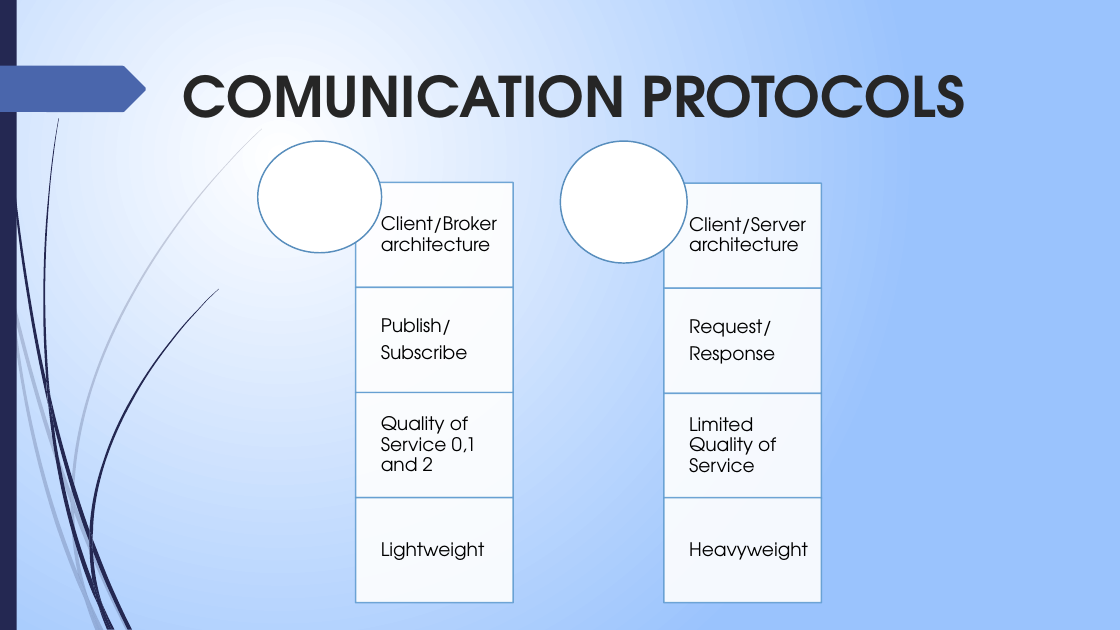
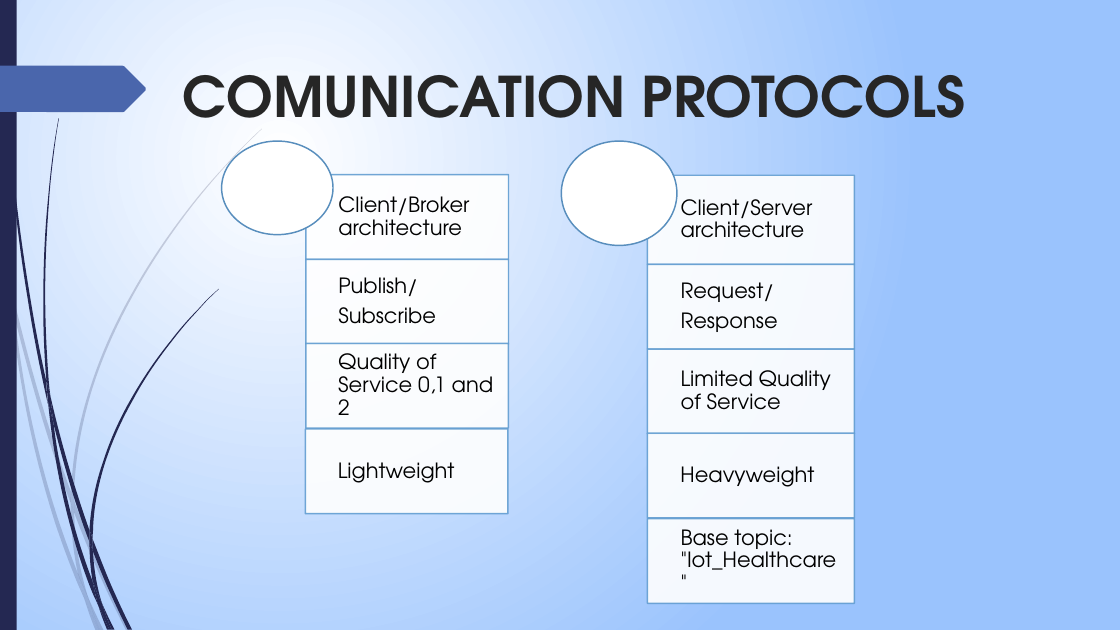
Before and after one commit to edo98811/IoT_project, a slide deck: slide 6 of Documenti/progetto_finale_last.pptx. Drawn at 1120x630 pixels with LibreOffice and Linux fonts; fonts in the diff are those of the drawing. Boxes give left, top, right and bottom in pixels: in the first picture for what was removed or moved away, otherwise in the second. Text is boxed around its words. In the diff, an @@ line names an element or a change of style, - is before the commit and + after.

Commit message:
ppt

```diff
--- a/Documenti/progetto_finale_last.pptx
+++ b/Documenti/progetto_finale_last.pptx
@@ ellipse: place and size @@
-ellipse at <box>258,141,381,253</box>
+ellipse at <box>222,141,334,234</box>
@@ ellipse: place and size @@
-ellipse at <box>560,141,687,263</box>
+ellipse at <box>561,141,677,245</box>
@@ rectangle: place and size @@
-rectangle at <box>355,182,513,287</box>
+rectangle at <box>306,175,508,260</box>
@@ text "Client/Broker architecture": place and size @@
-text "Client/Broker architecture" at <box>381,216,497,252</box>
+text "Client/Broker architecture" at <box>338,196,469,236</box>
@@ rectangle: place and size @@
-rectangle at <box>664,183,822,288</box>
+rectangle at <box>648,176,854,265</box>
@@ text "Client/Server architecture": place and size @@
-text "Client/Server architecture" at <box>689,217,806,252</box>
+text "Client/Server architecture" at <box>681,199,813,238</box>
@@ rectangle: place and size @@
-rectangle at <box>355,287,513,392</box>
+rectangle at <box>306,260,508,344</box>
@@ text "Publish/": place and size @@
-text "Publish/" at <box>381,318,468,360</box>
+text "Publish/" at <box>338,277,436,324</box>
@@ rectangle: place and size @@
-rectangle at <box>664,288,822,393</box>
+rectangle at <box>648,265,854,350</box>
@@ text "Request/": place and size @@
-text "Request/" at <box>689,319,775,364</box>
+text "Request/" at <box>681,282,778,332</box>
@@ rectangle added at <box>306,344,508,429</box>, fill #FFFFFF at 90% opacity, outline #629DD1 1.25 pt @@
@@ text "Quality of Service 0,1 and ...": place and size @@
-text "Quality of Service 0,1 and ..." at <box>381,416,477,472</box>
+text "Quality of Service 0,1 and ..." at <box>338,353,494,415</box>
@@ rectangle added at <box>648,350,854,434</box>, fill #FFFFFF at 90% opacity, outline #629DD1 1.25 pt @@
@@ text "Limited Quality of Service": place and size @@
-text "Limited Quality of Service" at <box>689,417,776,473</box>
+text "Limited Quality of Service" at <box>681,370,831,410</box>
@@ rectangle: place and size @@
-rectangle at <box>355,392,513,497</box>
+rectangle at <box>306,429,508,514</box>
@@ size 16 to 18 pt in 8 elements at <box>681,199,813,238</box>, <box>338,196,469,236</box>, <box>681,282,778,332</box>, <box>338,277,436,324</box>, <box>681,370,831,410</box>, <box>338,353,494,415</box>, <box>680,466,814,487</box>, <box>338,462,455,483</box> @@
@@ text "Lightweight": place and size @@
-text "Lightweight" at <box>381,542,485,560</box>
+text "Lightweight" at <box>338,462,455,483</box>
@@ rectangle: place and size @@
-rectangle at <box>664,393,822,498</box>
+rectangle at <box>648,434,854,518</box>
@@ text "Heavyweight": place and size @@
-text "Heavyweight" at <box>689,542,808,560</box>
+text "Heavyweight" at <box>680,466,814,487</box>
@@ rectangle removed at <box>355,497,513,602</box> @@
@@ rectangle: place and size @@
-rectangle at <box>664,497,822,602</box>
+rectangle at <box>648,518,854,603</box>
@@ text added at <box>681,529,837,577</box>, 18 pt, text #000000 @@
+Base topic: "Iot_Healthcare"
```
Also in this commit, not shown: 7 other slides changed, 1 slide added.
